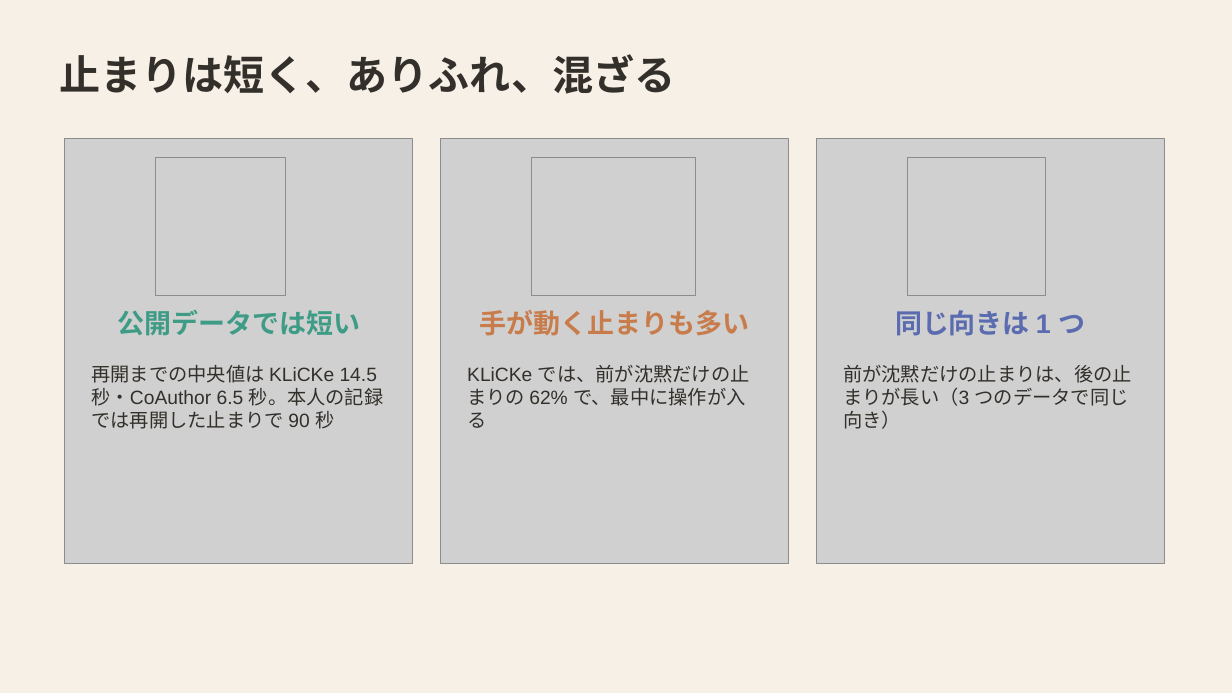
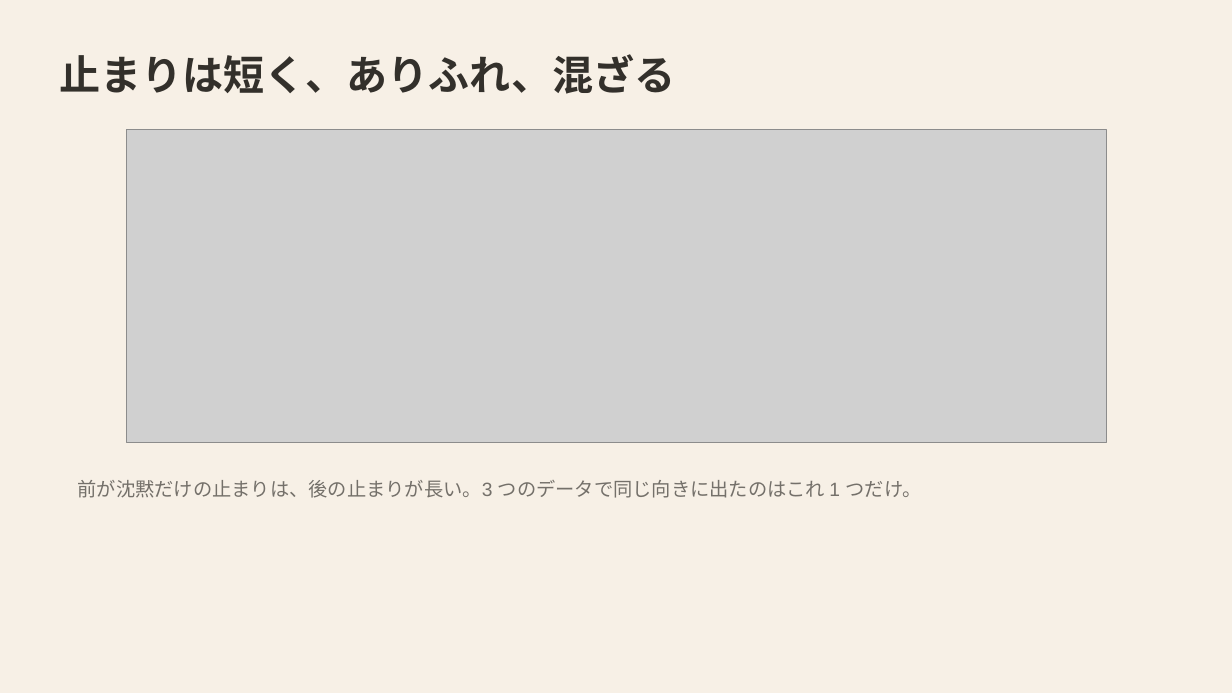
Before and after one commit to mikotomiura/GSE-prototype, a slide deck: slide 10 of docs/slides/project-overview/GSE_project_findings.pptx. Drawn at 1232x693 pixels with LibreOffice and Linux fonts; fonts in the diff are those of the drawing; grey boxes stand for pictures. Boxes give left, top, right and bottom in pixels: in the first picture for what was removed or moved away, otherwise in the second. Text is boxed around its words. In the diff, an @@ line names an element or a change of style, - is before the commit and + after.

```diff
--- a/docs/slides/project-overview/GSE_project_findings.pptx
+++ b/docs/slides/project-overview/GSE_project_findings.pptx
@@ picture: place and size @@
-picture at (65,139,413,564)
+picture at (127,129,1106,443)
@@ picture removed at (441,139,789,564) @@
@@ picture removed at (816,139,1165,564) @@
@@ picture removed at (155,157,286,296) @@
@@ picture removed at (531,157,696,296) @@
@@ picture removed at (908,157,1046,296) @@
@@ text removed at (117,310,360,336) @@
-公開データでは短い
@@ text removed at (480,310,750,336) @@
-手が動く止まりも多い
@@ text removed at (895,310,1085,336) @@
-同じ向きは 1 つ
@@ text removed at (91,365,384,429) @@
-再開までの中央値は KLiCKe 14.5 秒・CoAuthor 6.5 秒。本人の記録では再開した止まりで 90 秒
@@ text removed at (467,365,750,428) @@
-KLiCKe では、前が沈黙だけの止まりの 62% で、最中に操作が入る
@@ text at (78,480,922,498): text changed; text colour #33302B to #74706A @@
-前が沈黙だけの止まりは、後の止まりが長い（3 つのデータで同じ向き）
+前が沈黙だけの止まりは、後の止まりが長い。3 つのデータで同じ向きに出たのはこれ 1 つだけ。
```
Also in this commit, not shown: 10 other slides changed, 31 other files.
